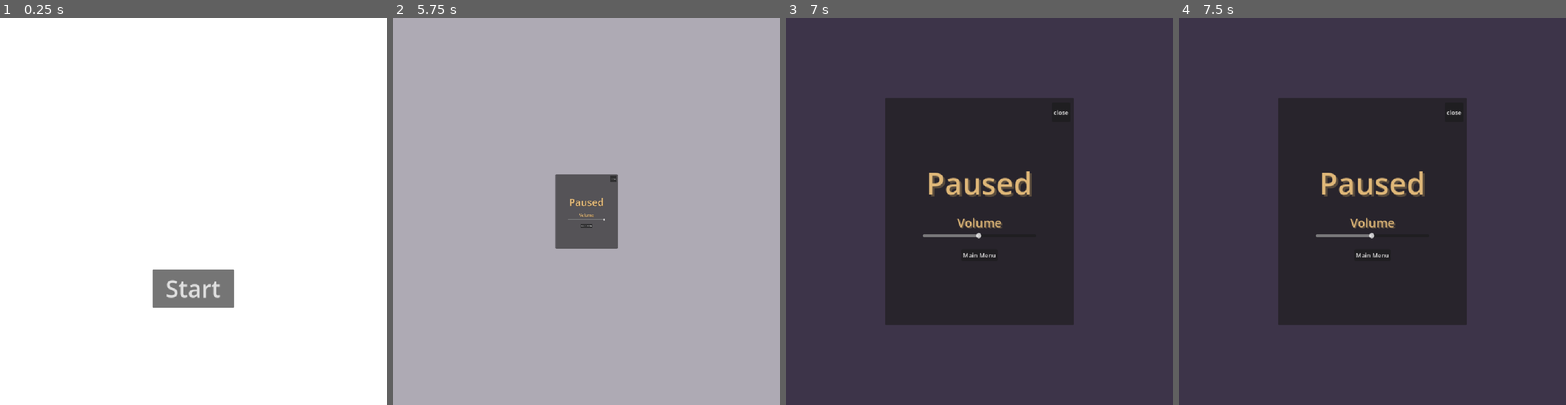
Above: before the commit, frames 1-4 (left to right).
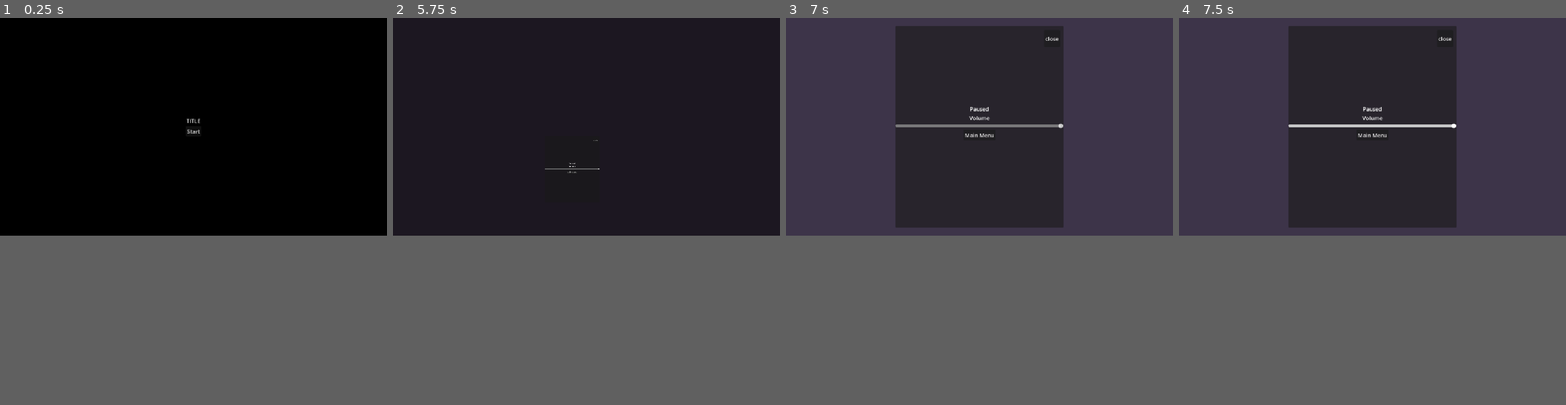
Above: after the commit, the same moments.

Repository: NotDurris/Godot-Game-Base
Game: Godot game, scene res://Levels/ScenesLogic/scene_switcher.tscn
The game is run twice, just before and just after one commit, with the same random seed, the same clock (stepped at 60 frames per second) and the same inputs.
Inputs (mouse positions are in pixels of both pictures, inside the frame that each line leads up to):
- Up to frame 1 (0.25 s): no input
- Up to frame 2 (5.75 s): click "Start" at 0.5 s; click "Start" at 1.25 s; tap Enter at 2, 3.5, 5 s; move the mouse to (671, 192) at 2.02 s; tap Space at 2.75, 4.25 s; move the mouse to (509, 230) at 2.77 s; move the mouse to (625, 126) at 3.52 s; move the mouse to (567, 288) at 4.27 s; move the mouse to (702, 269) at 5.02 s; tap Escape (Pause) at 5.65 s
- Up to frame 3 (7 s): click "Main Menu" at 5.75 s; tap Space at 6.5 s; move the mouse to (863, 153) at 6.52 s
- Up to frame 4 (7.5 s): move the mouse to (1391, 211) at 7.27 s
In our replay, the window is 800x800 before the commit and 800x450 after it. These sizes can differ from the game's own. Grey fills any space a smaller window leaves; there, only what the larger window draws over its background counts as a difference.

The runs differ from the first frame. In frame 1, 58% of the frame differs, in the area x 0-100%, y 0-75%; in frame 2, 57%; in frame 3, 23%; in frame 4, 23%.
Error in both runs: Invalid assignment of property or key 'level' with value of type 'Node2D (Level)' on a base object of type 'null instance'. (res://Levels/ScenesLogic/scene_swi…

Commit message:
Updating Styles
- Removing any unique styling
- Updated sizing to work at different resolutions

Diff:
--- a/Components/AudioManager/audio_manager.gd
+++ b/Components/AudioManager/audio_manager.gd
@@ -1,6 +1,6 @@
 extends Node
 
-var sounds : Array[AudioStreamPlayer2D]
+var sounds : Array[AudioStreamPlayer]
 
 func _ready() -> void:
 	sounds.assign(get_children())
--- a/Components/PauseMenu/pause.tscn
+++ b/Components/PauseMenu/pause.tscn
@@ -6,10 +6,10 @@
 [ext_resource type="Script" uid="uid://ckrvxjhw0mqio" path="res://Components/Buttons/MainMenuButton.gd" id="7_3o2jm"]
 [ext_resource type="PackedScene" uid="uid://ceb1ctsskiko1" path="res://Components/Buttons/button_effects_handler.tscn" id="8_t0lob"]
 
-[node name="Pause" type="CanvasLayer"]
+[node name="Pause" type="CanvasLayer" unique_id=196515667]
 layer = 10
 
-[node name="PauseMenu" type="Control" parent="." node_paths=PackedStringArray("pause_menu", "background") groups=["PauseMenu"]]
+[node name="PauseMenu" type="Control" parent="." unique_id=1922509430 node_paths=PackedStringArray("pause_menu", "background") groups=["PauseMenu"]]
 process_mode = 3
 z_index = 100
 layout_mode = 3
@@ -23,7 +23,7 @@
 pause_menu = NodePath("CenterContainer")
 background = NodePath("Background")
 
-[node name="Background" type="ColorRect" parent="PauseMenu"]
+[node name="Background" type="ColorRect" parent="PauseMenu" unique_id=1348137635]
 layout_mode = 1
 anchors_preset = 15
 anchor_right = 1.0
@@ -31,8 +31,9 @@
 grow_horizontal = 2
 grow_vertical = 2
 mouse_filter = 1
+color = Color(0, 0, 0, 1)
 
-[node name="CenterContainer" type="CenterContainer" parent="PauseMenu"]
+[node name="CenterContainer" type="CenterContainer" parent="PauseMenu" unique_id=1818186188]
 layout_mode = 1
 anchors_preset = 15
 anchor_right = 1.0
@@ -41,12 +42,12 @@
 grow_vertical = 2
 pivot_offset = Vector2(512, 512)
 
-[node name="PauseTile" type="Panel" parent="PauseMenu/CenterContainer"]
+[node name="PauseTile" type="Panel" parent="PauseMenu/CenterContainer" unique_id=565121132]
 custom_minimum_size = Vector2(500, 600)
 layout_mode = 2
 mouse_filter = 1
 
-[node name="VBoxContainer2" type="VBoxContainer" parent="PauseMenu/CenterContainer/PauseTile"]
+[node name="VBoxContainer2" type="VBoxContainer" parent="PauseMenu/CenterContainer/PauseTile" unique_id=513023568]
 layout_mode = 1
 anchors_preset = 15
 anchor_right = 1.0
@@ -55,51 +56,21 @@
 grow_vertical = 2
 alignment = 1
 
-[node name="Control3" type="Control" parent="PauseMenu/CenterContainer/PauseTile/VBoxContainer2"]
-custom_minimum_size = Vector2(0, 20)
+[node name="Title" type="Label" parent="PauseMenu/CenterContainer/PauseTile/VBoxContainer2" unique_id=767643592]
 layout_mode = 2
-
-[node name="HBoxContainer7" type="HBoxContainer" parent="PauseMenu/CenterContainer/PauseTile/VBoxContainer2"]
-layout_mode = 2
-alignment = 1
-
-[node name="Label" type="Label" parent="PauseMenu/CenterContainer/PauseTile/VBoxContainer2/HBoxContainer7"]
-layout_mode = 2
-theme_override_colors/font_color = Color(0.87451, 0.717647, 0.470588, 1)
-theme_override_colors/font_shadow_color = Color(0.34902, 0.294118, 0.235294, 1)
-theme_override_constants/shadow_offset_x = 5
-theme_override_constants/shadow_offset_y = 5
-theme_override_font_sizes/font_size = 80
 text = "Paused"
 horizontal_alignment = 1
 vertical_alignment = 1
 
-[node name="Control6" type="Control" parent="PauseMenu/CenterContainer/PauseTile/VBoxContainer2"]
-custom_minimum_size = Vector2(0, 20)
-layout_mode = 2
-
-[node name="HBoxContainer2" type="HBoxContainer" parent="PauseMenu/CenterContainer/PauseTile/VBoxContainer2"]
-layout_mode = 2
-alignment = 1
-
-[node name="Label3" type="Label" parent="PauseMenu/CenterContainer/PauseTile/VBoxContainer2/HBoxContainer2"]
+[node name="VolumeLabel" type="Label" parent="PauseMenu/CenterContainer/PauseTile/VBoxContainer2" unique_id=1211625264]
 custom_minimum_size = Vector2(400, 0)
 layout_mode = 2
-theme_override_colors/font_color = Color(0.87451, 0.717647, 0.470588, 1)
-theme_override_colors/font_shadow_color = Color(0.34902, 0.294118, 0.235294, 1)
-theme_override_constants/shadow_offset_x = 3
-theme_override_constants/shadow_offset_y = 3
-theme_override_font_sizes/font_size = 32
 text = "Volume"
 horizontal_alignment = 1
 vertical_alignment = 1
 autowrap_mode = 3
 
-[node name="HBoxContainer" type="HBoxContainer" parent="PauseMenu/CenterContainer/PauseTile/VBoxContainer2"]
-layout_mode = 2
-alignment = 1
-
-[node name="HSlider" type="HSlider" parent="PauseMenu/CenterContainer/PauseTile/VBoxContainer2/HBoxContainer"]
+[node name="HSlider" type="HSlider" parent="PauseMenu/CenterContainer/PauseTile/VBoxContainer2" unique_id=1485538004]
 custom_minimum_size = Vector2(300, 0)
 layout_mode = 2
 max_value = 1.0
@@ -107,27 +78,23 @@
 script = ExtResource("6_18ydo")
 bus_name = "Master"
 
-[node name="Control2" type="Control" parent="PauseMenu/CenterContainer/PauseTile/VBoxContainer2"]
-custom_minimum_size = Vector2(0, 20)
-layout_mode = 2
-
-[node name="HBoxContainer6" type="HBoxContainer" parent="PauseMenu/CenterContainer/PauseTile/VBoxContainer2"]
+[node name="HBoxContainer6" type="HBoxContainer" parent="PauseMenu/CenterContainer/PauseTile/VBoxContainer2" unique_id=1830974946]
 layout_mode = 2
 alignment = 1
 
-[node name="Button" type="Button" parent="PauseMenu/CenterContainer/PauseTile/VBoxContainer2/HBoxContainer6"]
+[node name="Button" type="Button" parent="PauseMenu/CenterContainer/PauseTile/VBoxContainer2/HBoxContainer6" unique_id=553421]
 layout_mode = 2
 text = "Main Menu"
 script = ExtResource("7_3o2jm")
 target_level = "MainMenu"
 
-[node name="ButtonEffectsHandler" parent="PauseMenu/CenterContainer/PauseTile/VBoxContainer2/HBoxContainer6/Button" instance=ExtResource("8_t0lob")]
+[node name="ButtonEffectsHandler" parent="PauseMenu/CenterContainer/PauseTile/VBoxContainer2/HBoxContainer6/Button" unique_id=492758681 instance=ExtResource("8_t0lob")]
 
-[node name="Control" type="Control" parent="PauseMenu/CenterContainer/PauseTile/VBoxContainer2"]
+[node name="Control" type="Control" parent="PauseMenu/CenterContainer/PauseTile/VBoxContainer2" unique_id=1574671800]
 custom_minimum_size = Vector2(0, 20)
 layout_mode = 2
 
-[node name="Exit" type="Button" parent="PauseMenu/CenterContainer/PauseTile"]
+[node name="Exit" type="Button" parent="PauseMenu/CenterContainer/PauseTile" unique_id=1736560936]
 layout_mode = 0
 offset_left = 442.0
 offset_top = 12.0
@@ -136,7 +103,7 @@
 pivot_offset = Vector2(23.5, 25.5)
 text = "close"
 
-[node name="ButtonEffectsHandler" parent="PauseMenu/CenterContainer/PauseTile/Exit" instance=ExtResource("8_t0lob")]
+[node name="ButtonEffectsHandler" parent="PauseMenu/CenterContainer/PauseTile/Exit" unique_id=1055651236 instance=ExtResource("8_t0lob")]
 
 [connection signal="pressed" from="PauseMenu/CenterContainer/PauseTile/VBoxContainer2/HBoxContainer6/Button" to="PauseMenu" method="unpause"]
 [connection signal="pressed" from="PauseMenu/CenterContainer/PauseTile/VBoxContainer2/HBoxContainer6/Button" to="PauseMenu/CenterContainer/PauseTile/VBoxContainer2/HBoxContainer6/Button" method="ChangeLevel"]
--- a/Levels/Game.tscn
+++ b/Levels/Game.tscn
@@ -1,16 +1,8 @@
-[gd_scene load_steps=2 format=3 uid="uid://ck4tbqhbpy1ff"]
+[gd_scene format=3 uid="uid://ck4tbqhbpy1ff"]
 
 [ext_resource type="Script" uid="uid://ccy4xsxwcr4u8" path="res://Levels/ScenesLogic/level.gd" id="1_h48gd"]
 
-[node name="Game" type="Node2D"]
+[node name="Game" type="Node2D" unique_id=370713056]
 script = ExtResource("1_h48gd")
 current_level = "Game"
 next_level = "EndScreen"
-
-[node name="Label" type="Label" parent="."]
-offset_left = 212.0
-offset_top = 371.0
-offset_right = 739.0
-offset_bottom = 659.0
-theme_override_font_sizes/font_size = 211
-text = "Hello"
--- a/Levels/MainMenu.tscn
+++ b/Levels/MainMenu.tscn
@@ -1,16 +1,16 @@
-[gd_scene load_steps=5 format=3 uid="uid://dr6p4s5grffi7"]
+[gd_scene format=3 uid="uid://dr6p4s5grffi7"]
 
 [ext_resource type="Script" uid="uid://ccy4xsxwcr4u8" path="res://Levels/ScenesLogic/level.gd" id="1_720qt"]
 [ext_resource type="Theme" uid="uid://mdn2knq2jrhm" path="res://Assets/Themes/_UI/mainmenu.tres" id="2_65ows"]
 [ext_resource type="Script" uid="uid://ds3m6bxligeht" path="res://Levels/ScenesLogic/change_level.gd" id="4_2ld8x"]
 [ext_resource type="PackedScene" uid="uid://ceb1ctsskiko1" path="res://Components/Buttons/button_effects_handler.tscn" id="4_mnhpt"]
 
-[node name="MainMenu" type="Node"]
+[node name="MainMenu" type="Node" unique_id=6212812]
 script = ExtResource("1_720qt")
 current_level = "MainMenu"
 next_level = "Game"
 
-[node name="MainMenu" type="Control" parent="."]
+[node name="MainMenu" type="Control" parent="." unique_id=895278676]
 z_index = 10
 layout_mode = 3
 anchors_preset = 15
@@ -20,7 +20,7 @@
 grow_vertical = 2
 theme = ExtResource("2_65ows")
 
-[node name="Background" type="ColorRect" parent="MainMenu"]
+[node name="Background" type="ColorRect" parent="MainMenu" unique_id=1984291040]
 z_index = -10
 layout_mode = 1
 anchors_preset = 15
@@ -28,15 +28,21 @@
 anchor_bottom = 1.0
 grow_horizontal = 2
 grow_vertical = 2
+color = Color(0, 0, 0, 1)
 
-[node name="Title" type="RichTextLabel" parent="MainMenu"]
+[node name="Contents" type="VBoxContainer" parent="MainMenu" unique_id=1716330542]
+layout_mode = 1
+anchors_preset = 15
+anchor_right = 1.0
+anchor_bottom = 1.0
+grow_horizontal = 2
+grow_vertical = 2
+alignment = 1
+
+[node name="Title" type="RichTextLabel" parent="MainMenu/Contents" unique_id=253298998]
 clip_contents = false
 custom_minimum_size = Vector2(900, 0)
-layout_mode = 0
-offset_left = 62.0
-offset_top = 127.0
-offset_right = 962.0
-offset_bottom = 481.0
+layout_mode = 2
 bbcode_enabled = true
 text = "TITLE"
 fit_content = true
@@ -44,19 +50,13 @@
 horizontal_alignment = 1
 vertical_alignment = 1
 
-[node name="Start" type="Button" parent="MainMenu" node_paths=PackedStringArray("level")]
-layout_mode = 0
-offset_left = 404.0
-offset_top = 665.0
-offset_right = 619.0
-offset_bottom = 767.0
-pivot_offset = Vector2(107.5, 51)
+[node name="Start" type="Button" parent="MainMenu/Contents" unique_id=1537463511 node_paths=PackedStringArray("level")]
+layout_mode = 2
 size_flags_horizontal = 4
 size_flags_vertical = 4
-theme_override_font_sizes/font_size = 62
 text = "Start"
 script = ExtResource("4_2ld8x")
 target_level = "Game"
-level = NodePath("../..")
+level = NodePath("../../..")
 
-[node name="ButtonEffectsHandler" parent="MainMenu/Start" instance=ExtResource("4_mnhpt")]
+[node name="ButtonEffectsHandler" parent="MainMenu/Contents/Start" unique_id=1032871446 instance=ExtResource("4_mnhpt")]
--- a/project.godot
+++ b/project.godot
@@ -8,11 +8,15 @@
 
 config_version=5
 
+[animation]
+
+compatibility/default_parent_skeleton_in_mesh_instance_3d=true
+
 [application]
 
 config/name="GameTemplate"
 run/main_scene="res://Levels/ScenesLogic/scene_switcher.tscn"
-config/features=PackedStringArray("4.5", "GL Compatibility")
+config/features=PackedStringArray("4.6", "GL Compatibility")
 
 [autoload]
 
@@ -20,8 +24,6 @@
 
 [display]
 
-window/size/viewport_width=1024
-window/size/viewport_height=1024
 window/stretch/mode="canvas_items"
 
 [file_customization]
Not shown: 1 places in Components/PauseMenu/pause.tscn that only renumber resources
